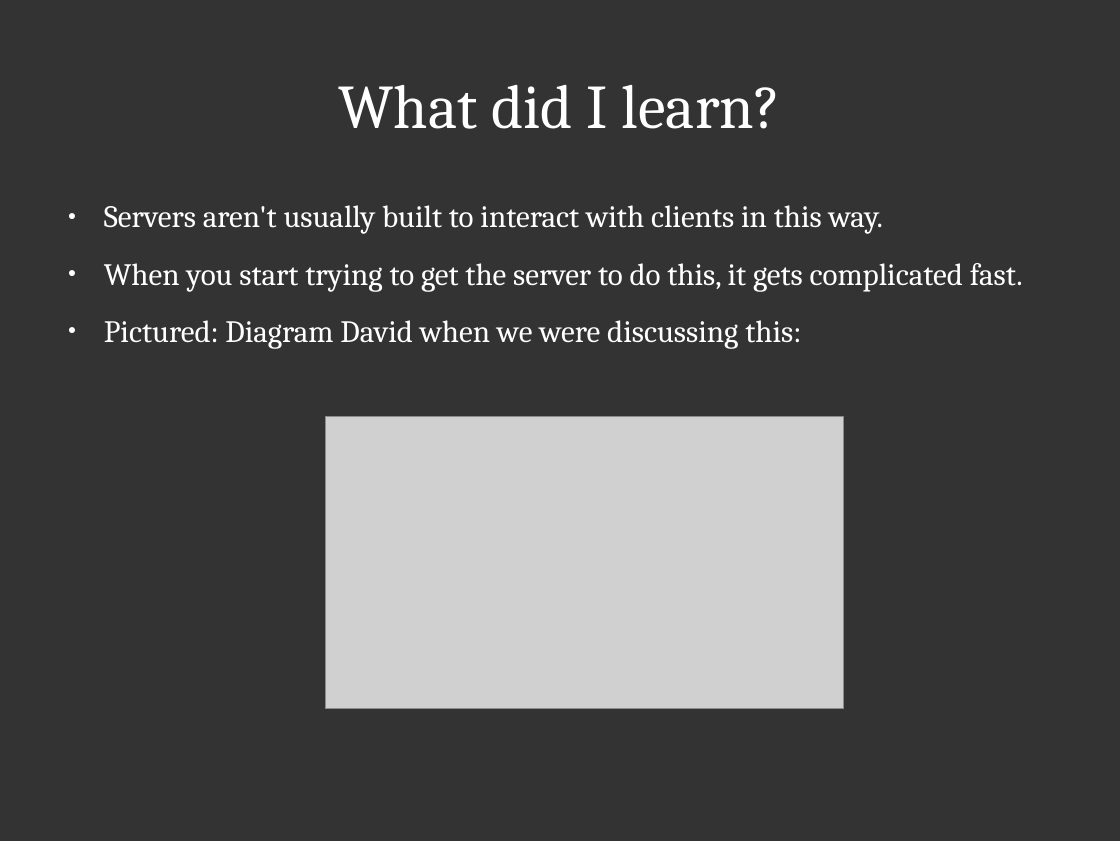
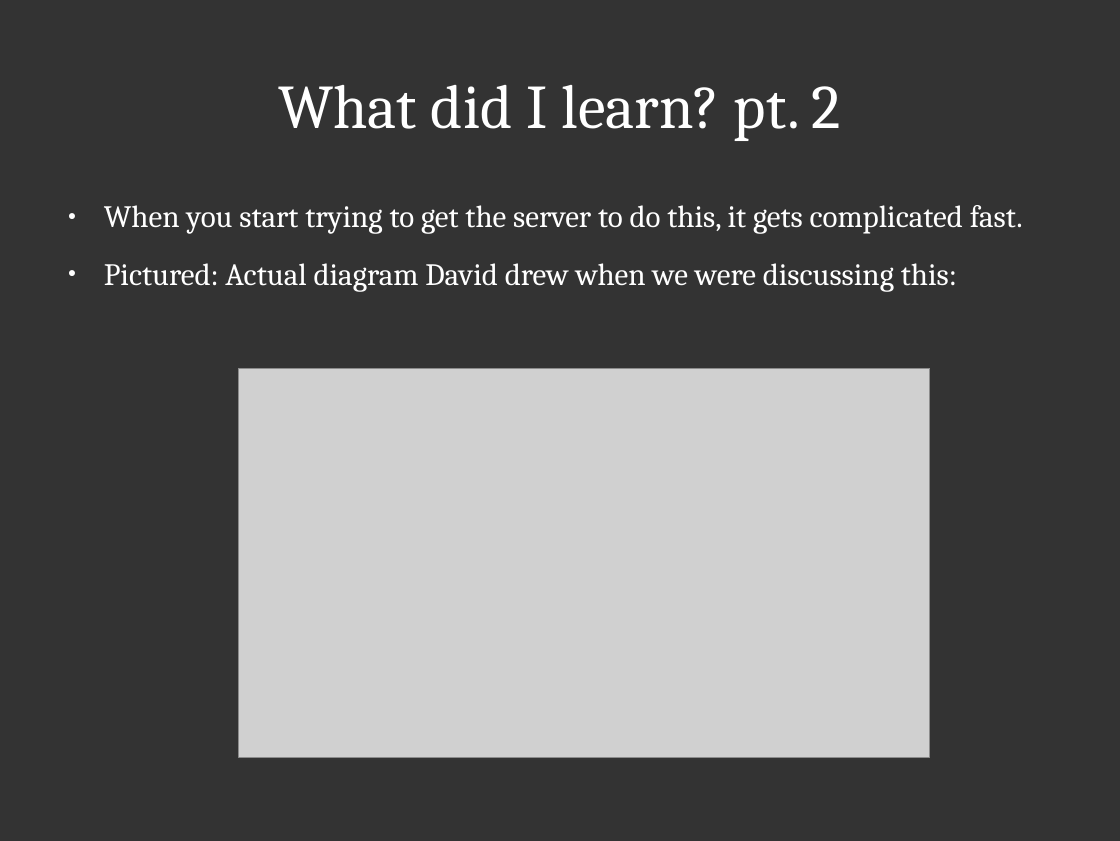
Before and after one commit to coreyadkins/vidroom, a slide deck: slide 4 of presentation.odp (slide 3 before the commit). Drawn at 1120x841 pixels with LibreOffice and Linux fonts; fonts in the diff are those of the drawing; grey boxes stand for pictures. Boxes give left, top, right and bottom in pixels: in the first picture for what was removed or moved away, otherwise in the second. Text is boxed around its words. In the diff, an @@ line names an element or a change of style, - is before the commit and + after.

Commit message:
Changes to presentation

```diff
--- a/presentation.odp
+++ b/presentation.odp
@@ title at (278, 85, 841, 141): text changed @@
-What did I learn?
+What did I learn? pt. 2
@@ text at (104, 205, 883, 234): paragraph removed @@
-● Servers aren't usually built to interact with clients in this way.
@@ text at (104, 263, 957, 291): text changed @@
-● Pictured: Diagram David when we were discussing this:
+● Pictured: Actual diagram David drew when we were discussing this:
@@ picture: place and size @@
-picture at (325, 417, 844, 708)
+picture at (239, 368, 930, 757)
```
Also in this commit, not shown: 1 slide added, 1 other file.
